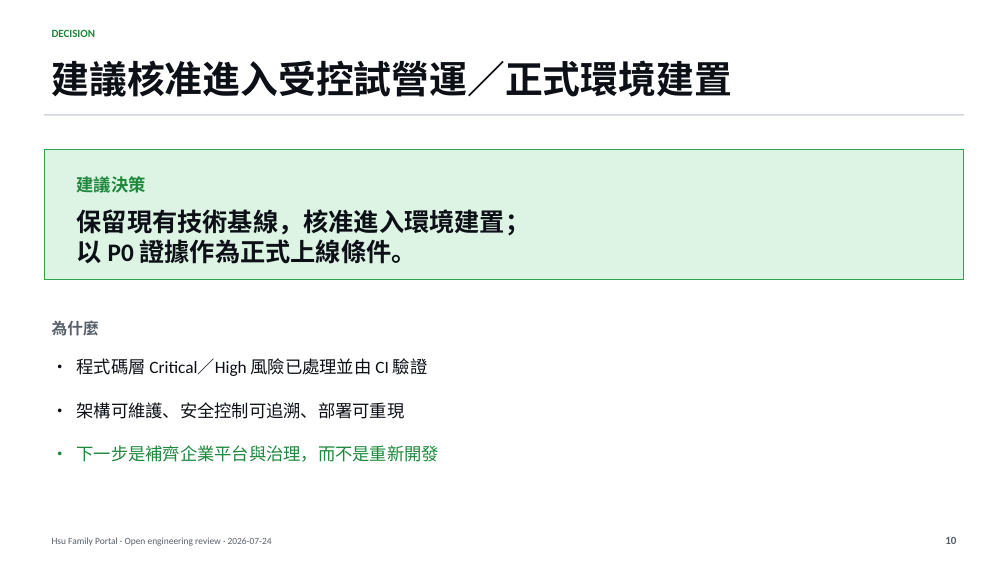
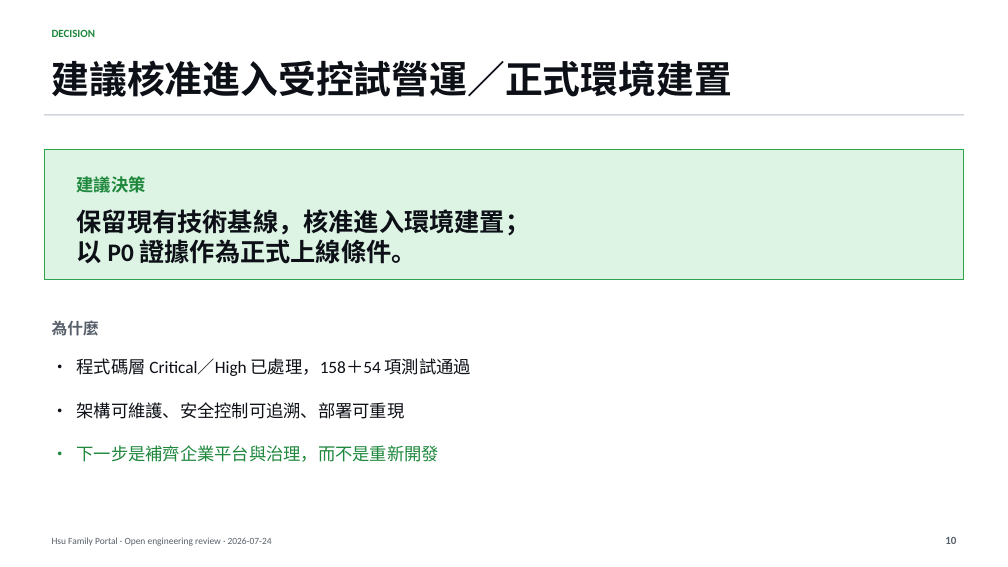
Before and after one commit to helloapple080/HsuFamily, a slide deck: slide 10 of docs/presentation/HsuFamily-Enterprise-Readiness.pptx. Drawn at 1008x567 pixels with LibreOffice and Linux fonts; fonts in the diff are those of the drawing. Boxes give left, top, right and bottom in pixels: in the first picture for what was removed or moved away, otherwise in the second. Text is boxed around its words. In the diff, an @@ line names an element or a change of style, - is before the commit and + after.

```diff
--- a/docs/presentation/HsuFamily-Enterprise-Readiness.pptx
+++ b/docs/presentation/HsuFamily-Enterprise-Readiness.pptx
@@ text at (77,358,471,376): text changed @@
-• 程式碼層 Critical／High 風險已處理並由 CI 驗證
+• 程式碼層 Critical／High 已處理，158＋54 項測試通過
```
Also in this commit, not shown: 6 other slides changed, 12 other files.
